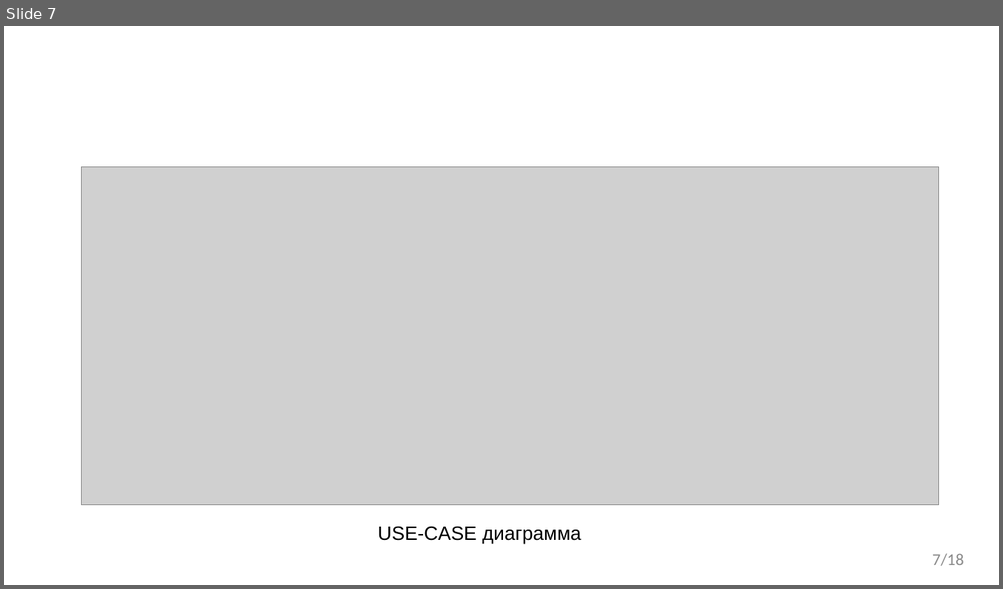
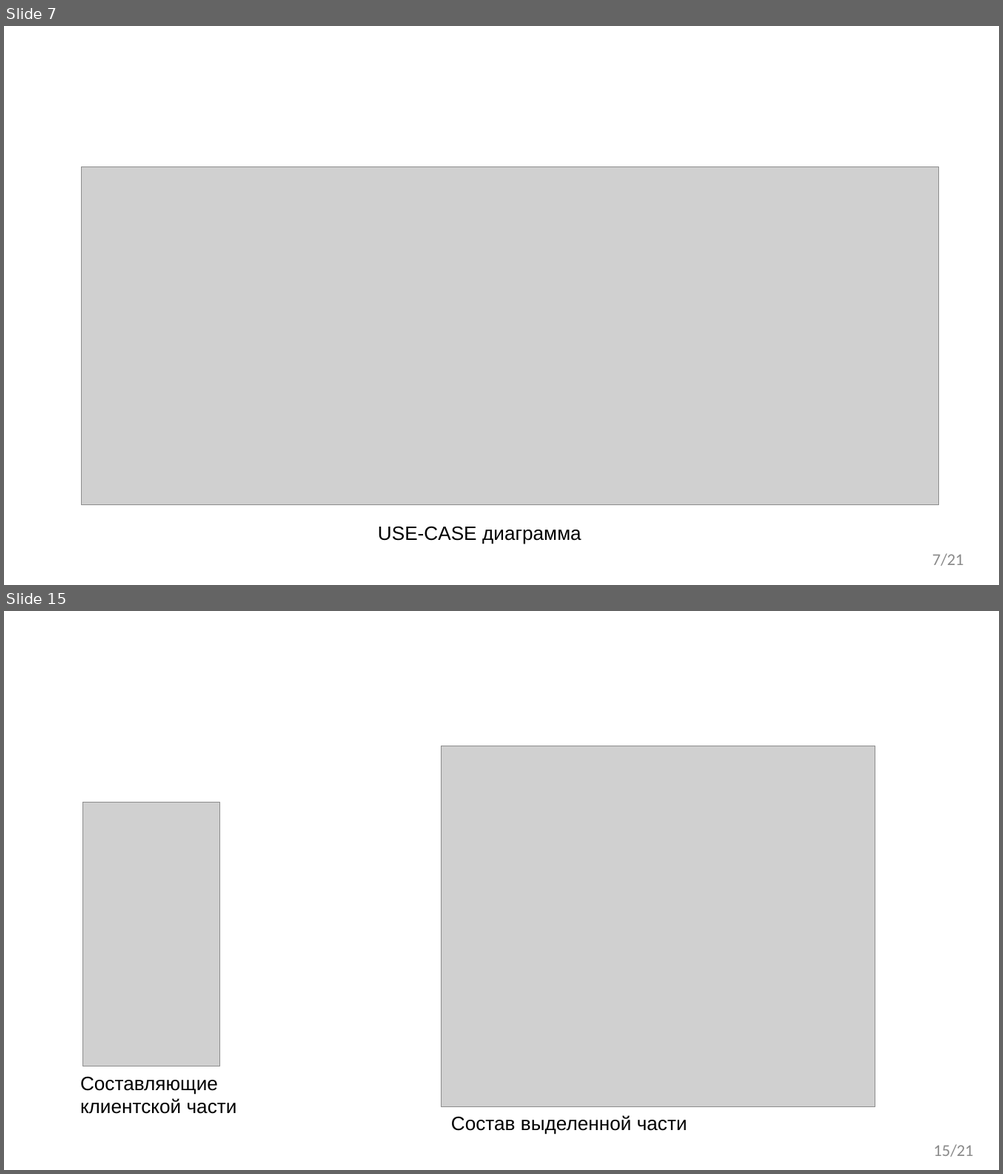
Before and after one commit to VladMexon/DiplomaProject, a slide deck: РИС-20-2б-Мехоношин-ВА-ПП.pptx. Shown one above the other, each under a label of ours: slide 7 before the commit, slides 7 and 15 after it; the slides between them are not shown. The pictures are 1003x589 and 1003x1174 pixels, drawn with LibreOffice and Linux fonts; fonts in the diff are those of the drawing; grey boxes stand for pictures; background and template pictures are left out. Boxes give left, top, right and bottom in pixels: in the first picture for what was removed or moved away, otherwise in the second. Text is boxed around its words. In the diff, an @@ line names an element or a change of style, - is before the commit and + after.

```diff
--- a/РИС-20-2б-Мехоношин-ВА-ПП.pptx
+++ b/РИС-20-2б-Мехоношин-ВА-ПП.pptx
@@ slide 15 added at (4, 611, 999, 1170), background picture (left out) @@
@@ title added at (310, 664, 964, 718), 24 pt, text #FFFFFF, bold @@
+КЛИЕНТСКАЯ ЧАСТЬ
@@ picture added at (441, 746, 875, 1108) @@
@@ picture added at (82, 803, 220, 1068) @@
@@ text added at (80, 1076, 237, 1114), 14 pt, text #000000 @@
+Составляющие клиентской части
@@ text added at (451, 1116, 687, 1135), 14 pt, text #000000 @@
+Состав выделенной части
@@ page number added at (933, 1145, 973, 1157), 12 pt, text #898989 @@
+15/21
@@ page number at (932, 554, 964, 566): text changed @@
-7/18
+7/21
```
Also in this commit, not shown: 14 slides changed, 4 other slides added, 10 other files.
